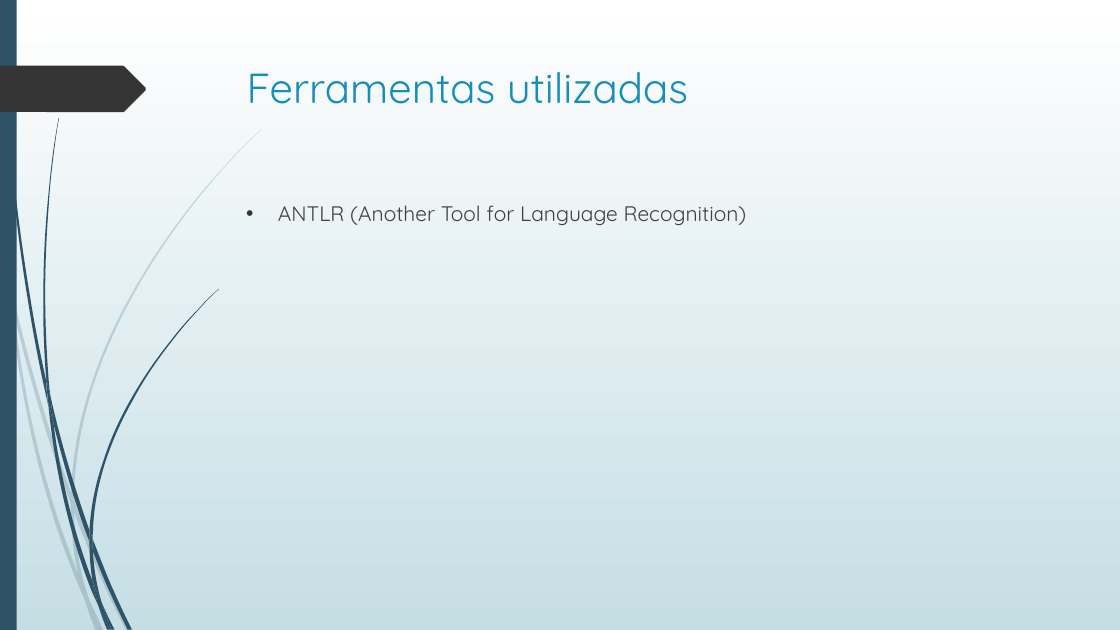
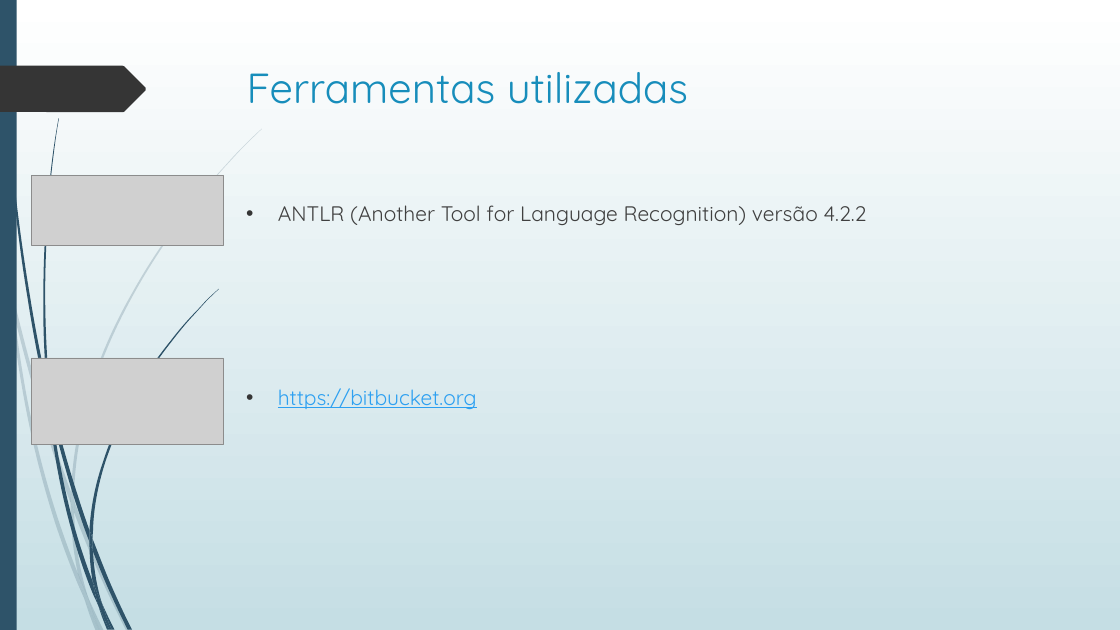
Before and after one commit to bbotelho3/webscript, a slide deck: slide 7 of docs/apresentacao_webscript.pptx (slide 6 before the commit). Drawn at 1120x630 pixels with LibreOffice and Linux fonts; fonts in the diff are those of the drawing; grey boxes stand for pictures. Boxes give left, top, right and bottom in pixels: in the first picture for what was removed or moved away, otherwise in the second. Text is boxed around its words. In the diff, an @@ line names an element or a change of style, - is before the commit and + after.

```diff
--- a/docs/apresentacao_webscript.pptx
+++ b/docs/apresentacao_webscript.pptx
@@ picture added at <box>31,175,223,245</box> @@
@@ text at <box>278,205,867,409</box>: text changed @@
-• ANTLR (Another Tool for Language Recognition)
+• ANTLR (Another Tool for Language Recognition) versão 4.2.2
+• https://bitbucket.org
@@ picture added at <box>31,358,223,444</box> @@
@@ freeform shape removed at <box>46,377,54,424</box> @@
```
Also in this commit, not shown: 1 other slide changed, 3 slides added, 1 slide removed.
